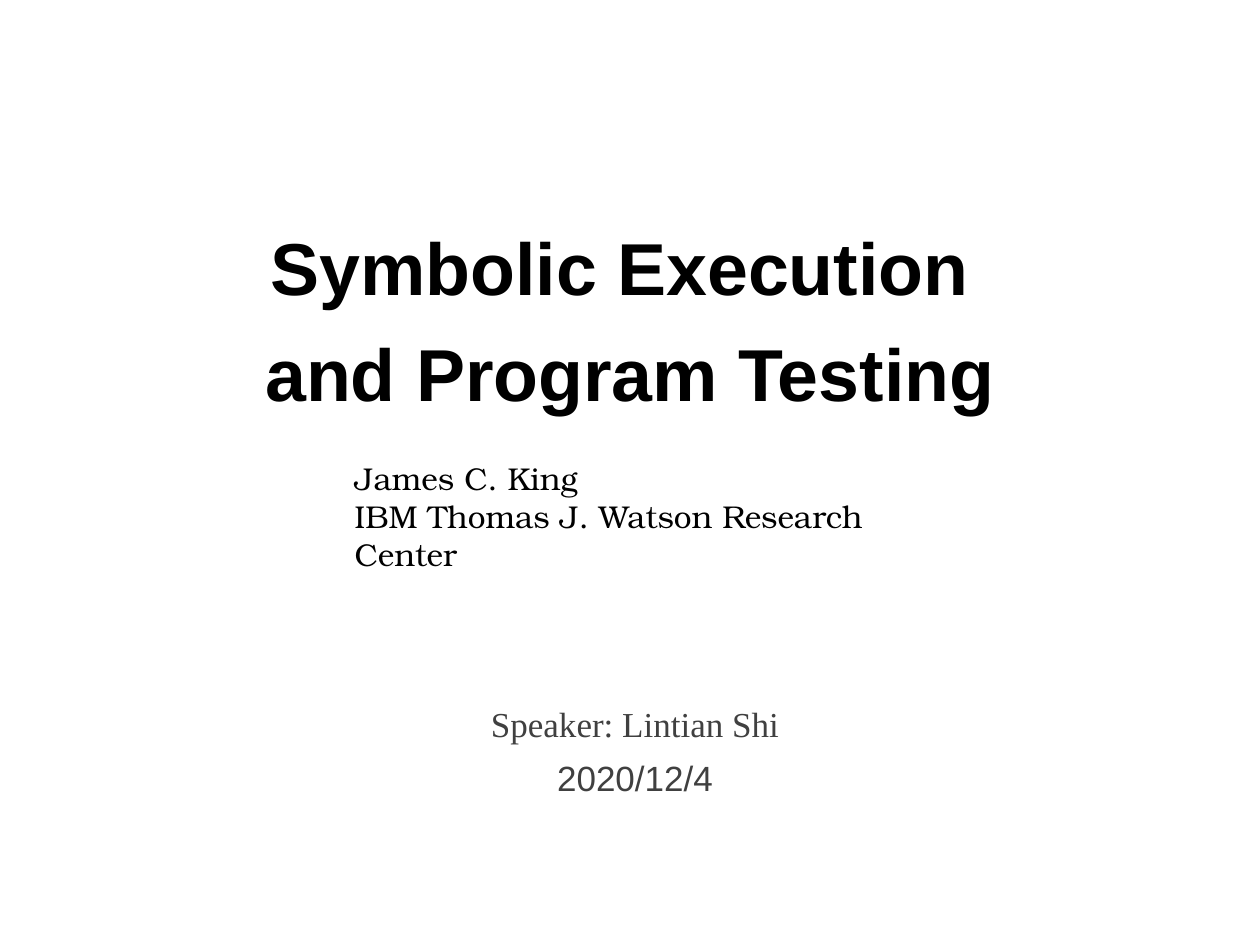
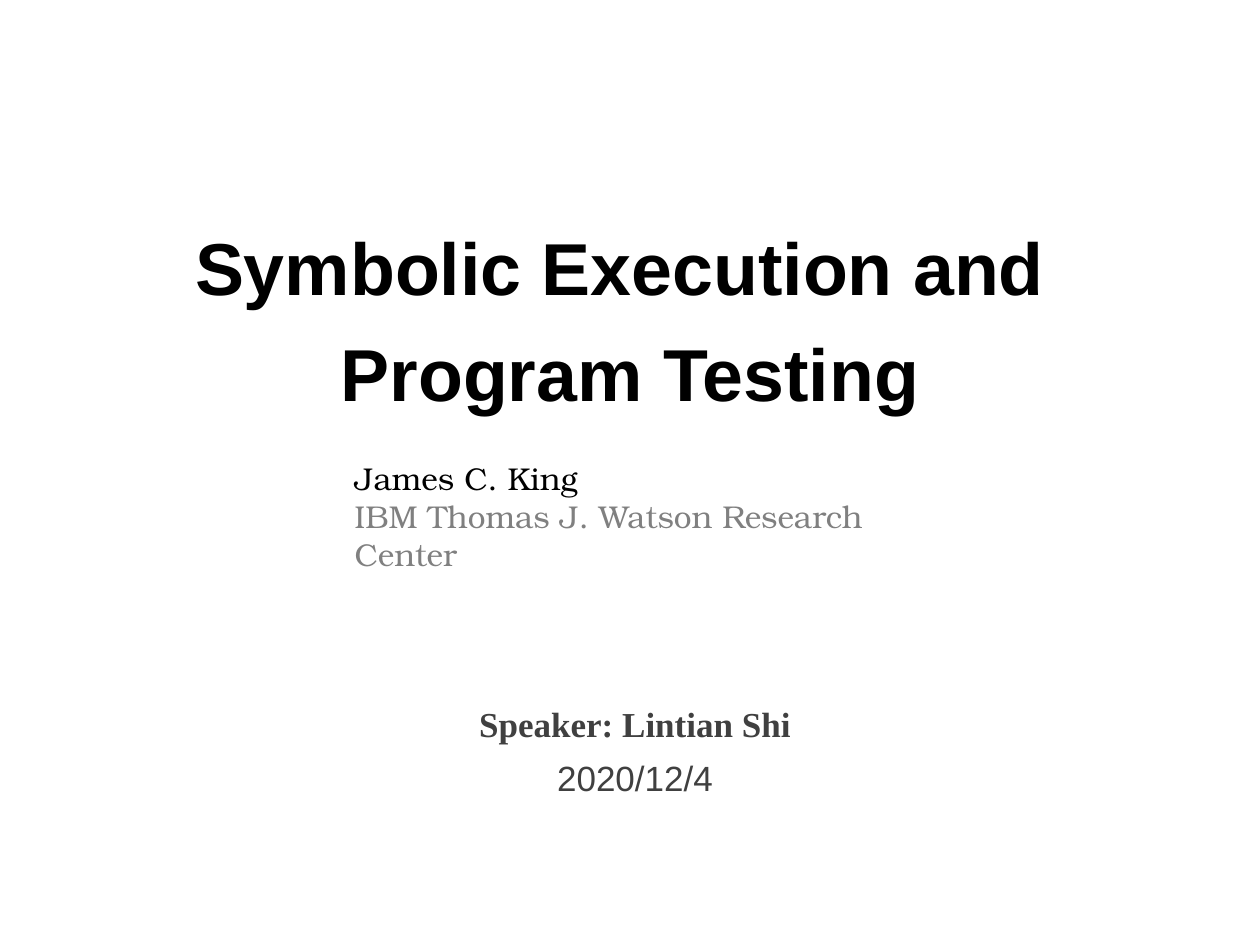
Before and after one commit to LintianShi/Research-Proposal, a slide deck: slide 1 of Symbolic_execution.pptx. Drawn at 1260x945 pixels with LibreOffice and Linux fonts; fonts in the diff are those of the drawing; background and template pictures are left out. Boxes give left, top, right and bottom in pixels: in the first picture for what was removed or moved away, otherwise in the second. Text is boxed around its words. In the diff, an @@ line names an element or a change of style, - is before the commit and + after.

```diff
--- a/Symbolic_execution.pptx
+++ b/Symbolic_execution.pptx
@@ text at (x1=195, y1=241, x2=1044, y2=415): spaces changed @@
-Symbolic Execution
-and Program Testing
+Symbolic Execution and
+Program Testing
@@ text at (x1=355, y1=505, x2=862, y2=567): text colour #000000 to #808080 in "IBM Thomas J. Watson Research Center" @@
@@ text at (x1=479, y1=712, x2=791, y2=744): bold on in "Speaker: Lintian Shi" @@
```
Also in this commit, not shown: 3 other slides changed, 3 slides added, 1 other file.
